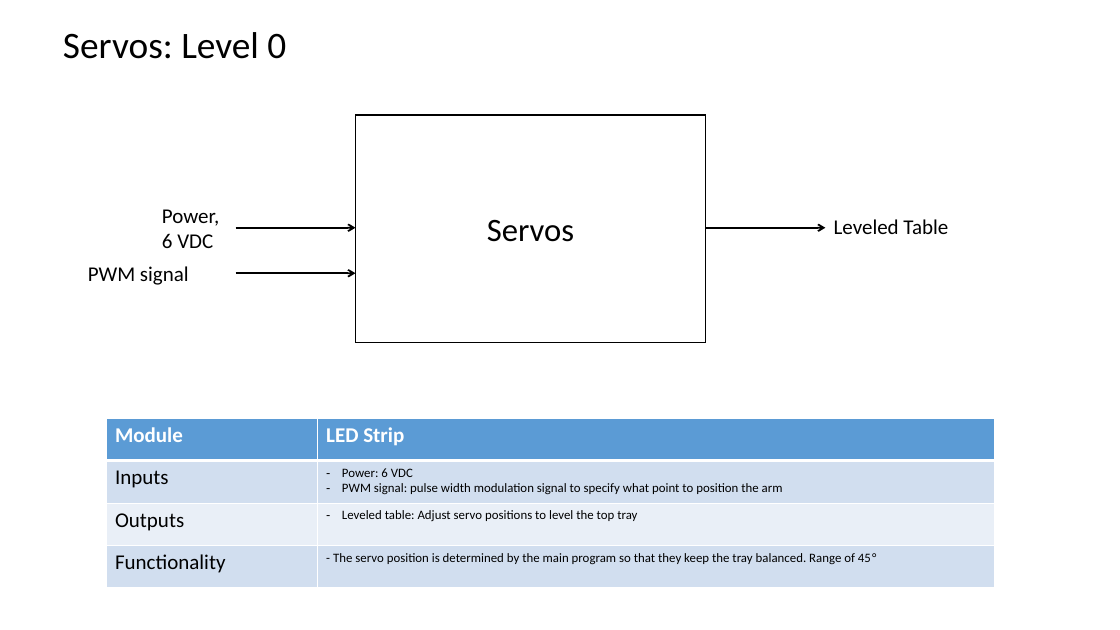
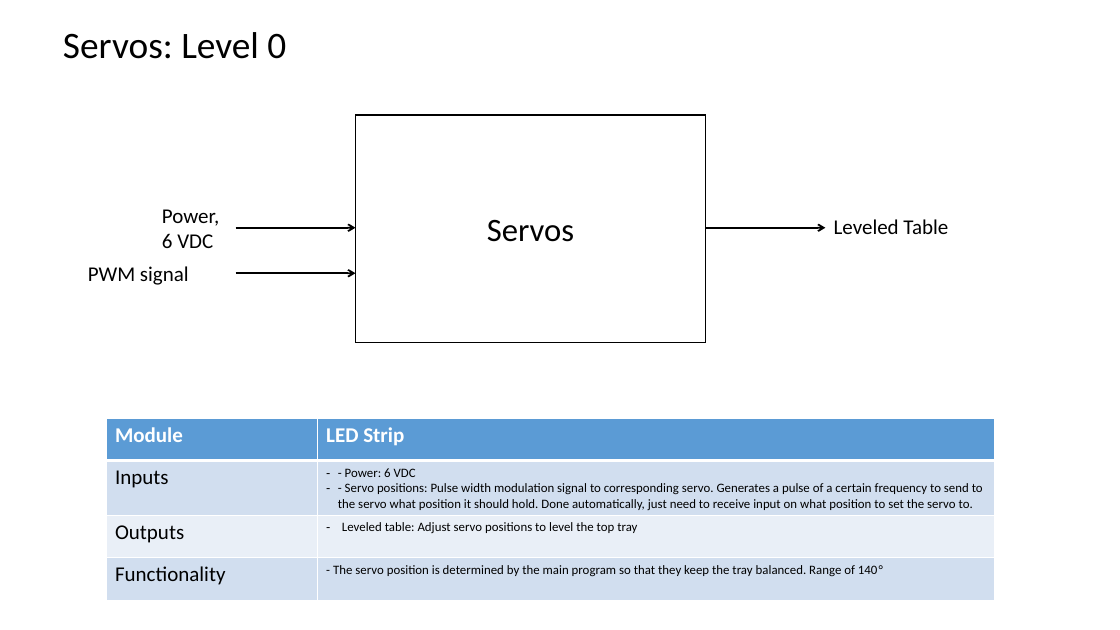
Before and after one commit to hsean/ECE-411-Practicum, a slide deck: slide 13 of Block Diagram/HW5_BlockDiagrams.pptx. Drawn at 1120x630 pixels with LibreOffice and Linux fonts; fonts in the diff are those of the drawing. Boxes give left, top, right and bottom in pixels: in the first picture for what was removed or moved away, otherwise in the second. Text is boxed around its words. In the diff, an @@ line names an element or a change of style, - is before the commit and + after.

```diff
--- a/Block Diagram/HW5_BlockDiagrams.pptx
+++ b/Block Diagram/HW5_BlockDiagrams.pptx
@@ table at (107, 418, 995, 601) @@
-row 2, column 2: Power: 6 VDC / PWM signal: pulse width modulation signal to specify what point to position the arm
+row 2, column 2: - Power: 6 VDC / - Servo positions: Pulse width modulation signal to corresponding servo. Generates a pulse of a certain frequency to send to the servo what position it should hold. Done automatically, just need to receive input on what position to set the servo to.
-row 4, column 2: - The servo position is determined by the main program so that they keep the tray balanced. Range of 45°
+row 4, column 2: - The servo position is determined by the main program so that they keep the tray balanced. Range of 140°
```
Also in this commit, not shown: 10 other slides changed, 1 other file.
